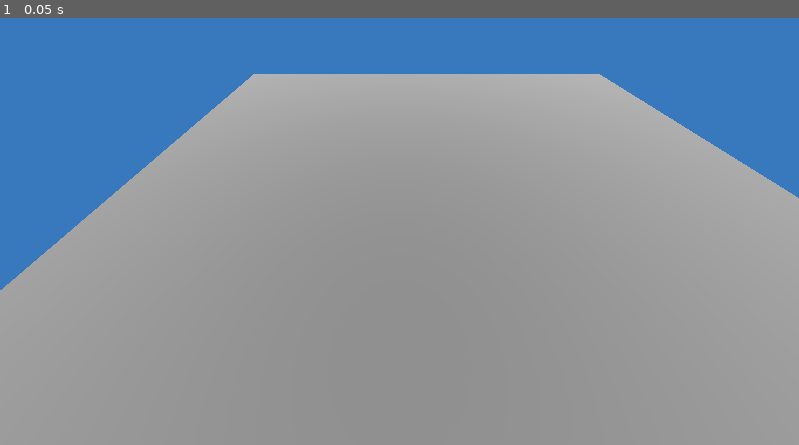
Above: before the commit, frame 1.
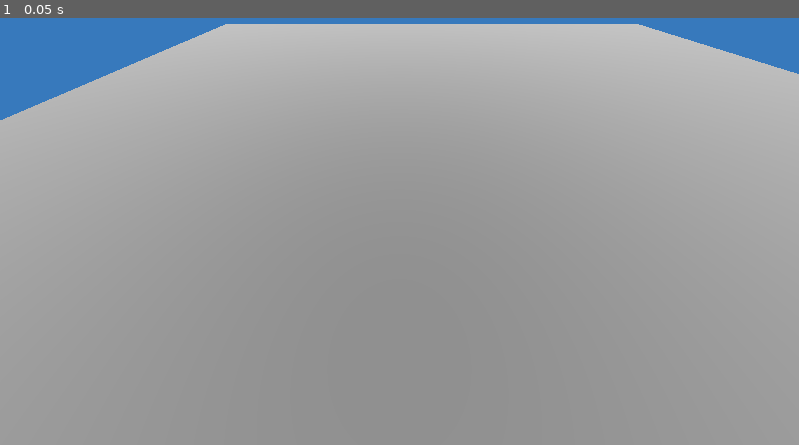
Above: after the commit, the same moment.

Repository: MrCacaja/adamantium
Game: Godot game, scene res://game.tscn
Two runs of this game, one before a commit and one after it. Both use one fixed random seed, a clock stepped at 60 frames per second and the inputs below.
Inputs:
- Up to frame 1 (0.05 s): no input

The runs differ from the first frame. In frame 1, 19% of the frame differs, in the area x 0-100%, y 1-64%.

Commit message:
Human model

Diff:
--- a/client/game.tscn
+++ b/client/game.tscn
@@ -8,7 +8,7 @@
 [node name="Game" type="Node3D"]
 
 [node name="Camera3D" type="Camera3D" parent="."]
-transform = Transform3D(1, 0, 0, 0, 0.552912, 0.83324, 0, -0.83324, 0.552912, 0.11954, 9.96242, 15.052)
+transform = Transform3D(1, 0, 0, 0, 0.552912, 0.83324, 0, -0.83324, 0.552912, 0.12, 5, 15.052)
 current = true
 fov = 102.685
 
--- a/client/scenes/player.tscn
+++ b/client/scenes/player.tscn
@@ -1,6 +1,7 @@
-[gd_scene load_steps=3 format=3 uid="uid://c28xucq56y5ji"]
+[gd_scene load_steps=4 format=3 uid="uid://c28xucq56y5ji"]
 
 [ext_resource type="Script" path="res://scripts/player.gd" id="1_5vt51"]
+[ext_resource type="PackedScene" uid="uid://cm6wfom5mqbfs" path="res://models/human.glb" id="2_mmoyn"]
 
 [sub_resource type="BoxShape3D" id="BoxShape3D_7d53q"]
 size = Vector3(0.537, 0.936, 0.439)
@@ -11,5 +12,5 @@
 [node name="CollisionShape3D" type="CollisionShape3D" parent="."]
 shape = SubResource("BoxShape3D_7d53q")
 
-[node name="Box" type="CSGBox3D" parent="."]
-size = Vector3(0.508, 0.963, 0.48)
+[node name="human" parent="." instance=ExtResource("2_mmoyn")]
+transform = Transform3D(0.2, 0, 0, 0, 0.2, 0, 0, 0, 0.2, 0, 0, 0)
Binary file added: client/models/human.glb
Not shown, added: client/models/human.glb.import
